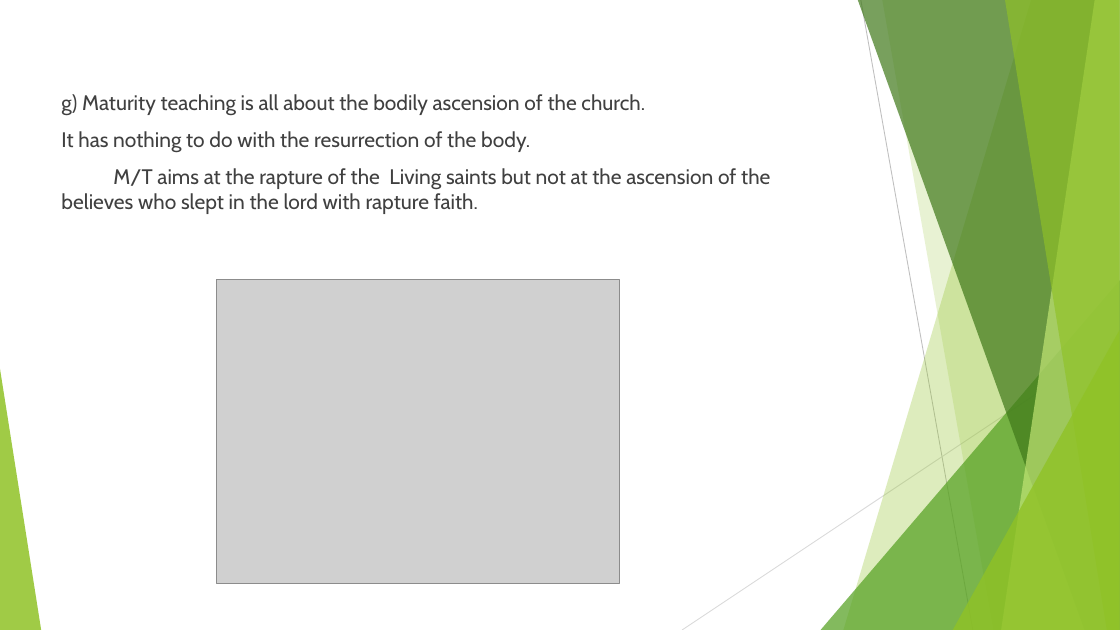
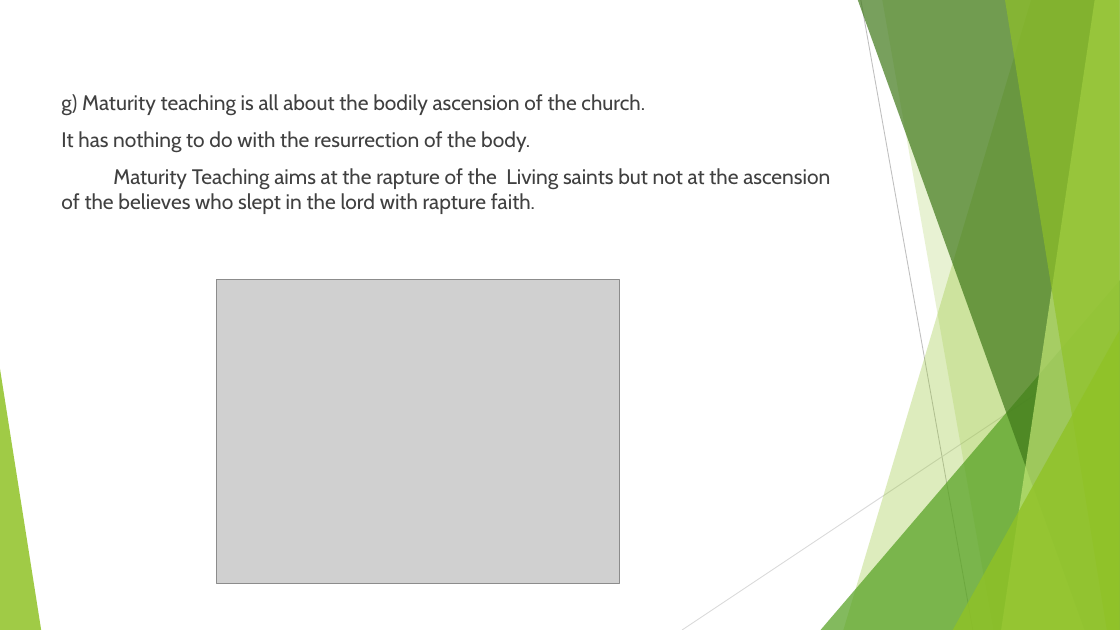
Before and after one commit to GOVARTHANAN123/Time, a slide deck: slide 13 of singapore_presentation3.pptx (slide 12 before the commit). Drawn at 1120x630 pixels with LibreOffice and Linux fonts; fonts in the diff are those of the drawing; grey boxes stand for pictures. Boxes give left, top, right and bottom in pixels: in the first picture for what was removed or moved away, otherwise in the second. Text is boxed around its words. In the diff, an @@ line names an element or a change of style, - is before the commit and + after.

```diff
--- a/singapore_presentation3.pptx
+++ b/singapore_presentation3.pptx
@@ text at [61, 168, 830, 214]: text changed @@
-M/T aims at the rapture of the Living saints but not at the ascension of the believes who slept in the lord with rapture faith.
+Maturity Teaching aims at the rapture of the Living saints but not at the ascension of the believes who slept in the lord with rapture faith.
```
Also in this commit, not shown: 10 other slides changed, 1 slide added, 2 other files.
